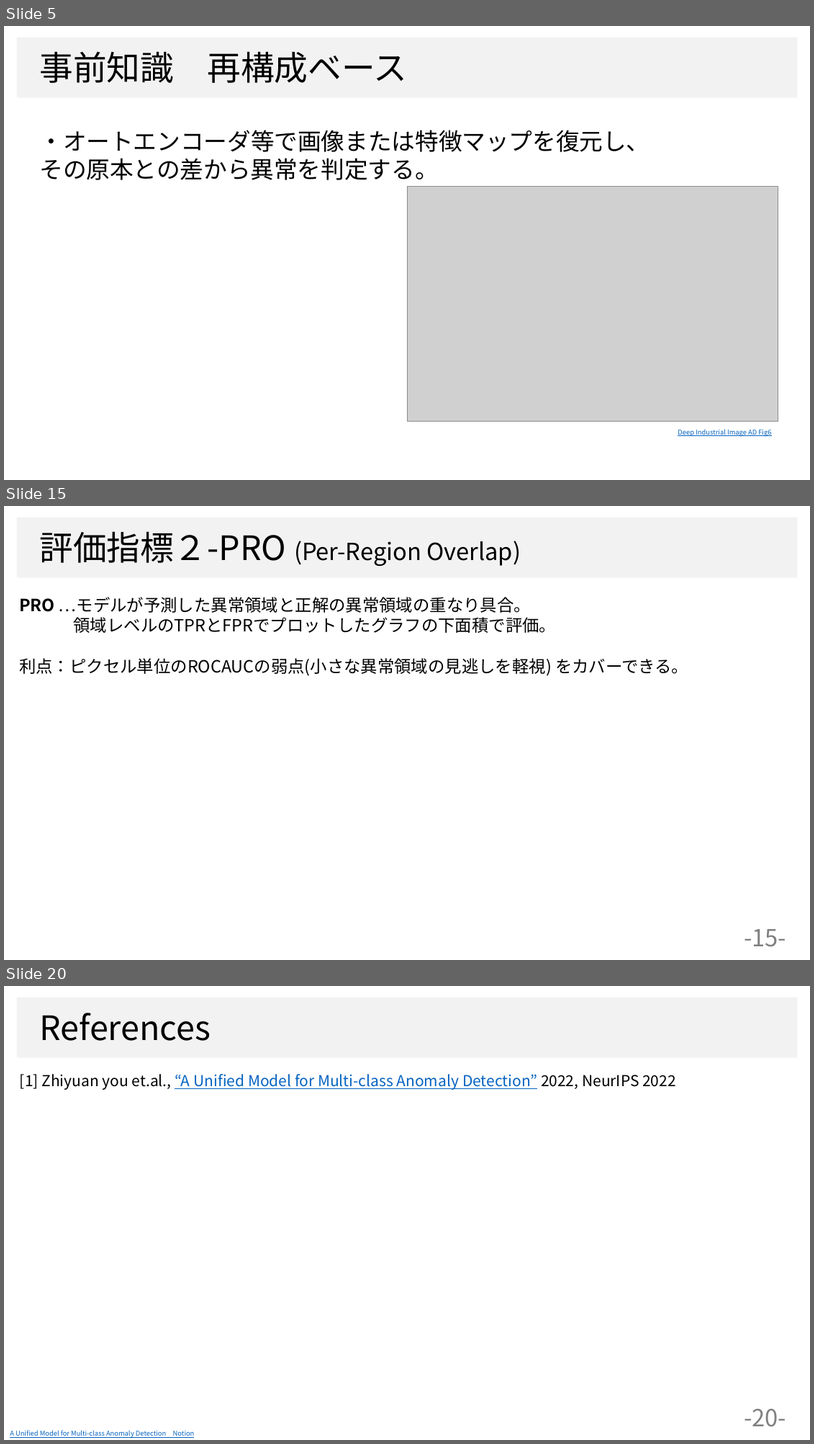
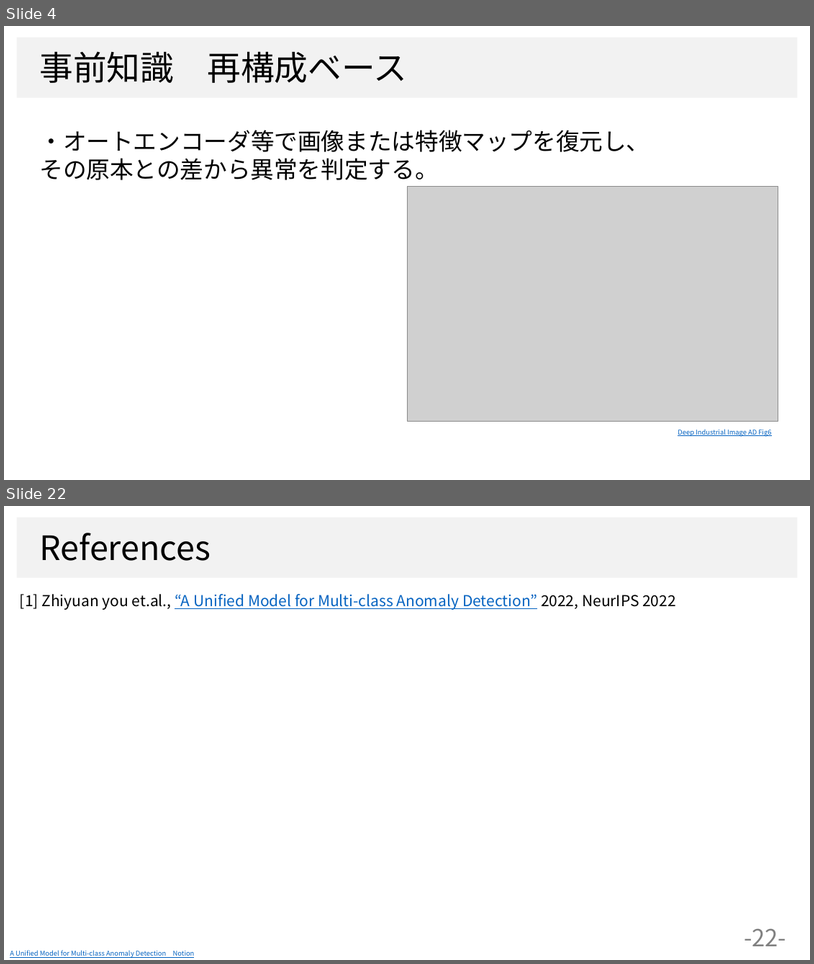
Before and after one commit to dhia-github/haselab-all, a slide deck: 20_発表資料/ゼミ資料/統一モデル_ゼミ資料２.pptx. Shown one above the other, each under a label of ours: slides 5, 15 and 20 before the commit, slides 4 and 22 after it; the slides between them are not shown. The pictures are 814x1444 and 814x964 pixels, drawn with LibreOffice and Linux fonts; fonts in the diff are those of the drawing; grey boxes stand for pictures; background and template pictures are left out. Boxes give left, top, right and bottom in pixels: in the first picture for what was removed or moved away, otherwise in the second. Text is boxed around its words. In the diff, an @@ line names an element or a change of style, - is before the commit and + after.

```diff
--- a/20_発表資料/ゼミ資料/統一モデル_ゼミ資料２.pptx
+++ b/20_発表資料/ゼミ資料/統一モデル_ゼミ資料２.pptx
@@ slide 15 removed at bbox=[4, 506, 810, 960], background #FFFFFF; not listed: 1 template element that a slide beside it also shows @@
@@ text removed at bbox=[39, 531, 521, 566] @@
-評価指標２-PRO (Per-Region Overlap)
@@ text removed at bbox=[19, 597, 689, 676] @@
-PRO …モデルが予測した異常領域と正解の異常領域の重なり具合。
-領域レベルのTPRとFPRでプロットしたグラフの下面積で評価。
-利点：ピクセル単位のROCAUCの弱点(小さな異常領域の見逃しを軽視) をカバーできる。
@@ page number removed at bbox=[744, 929, 787, 947] @@
--15-
@@ what was slide 5 is now slide 4 @@
@@ what was slide 20 is now slide 22 @@
@@ page number at bbox=[744, 928, 787, 946]: text changed @@
--20-
+-22-
```
Also in this commit, not shown: 8 slides changed, 9 slides added, 8 other slides removed, 31 other files.
